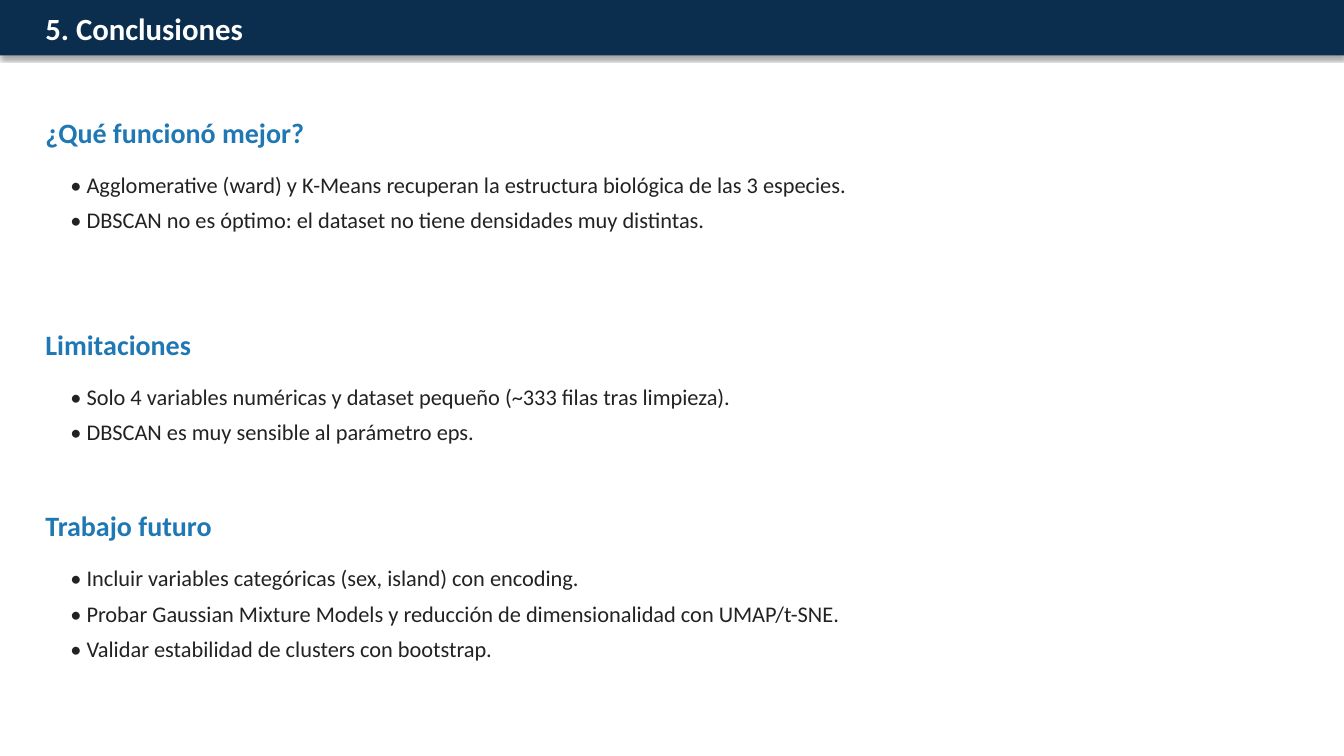
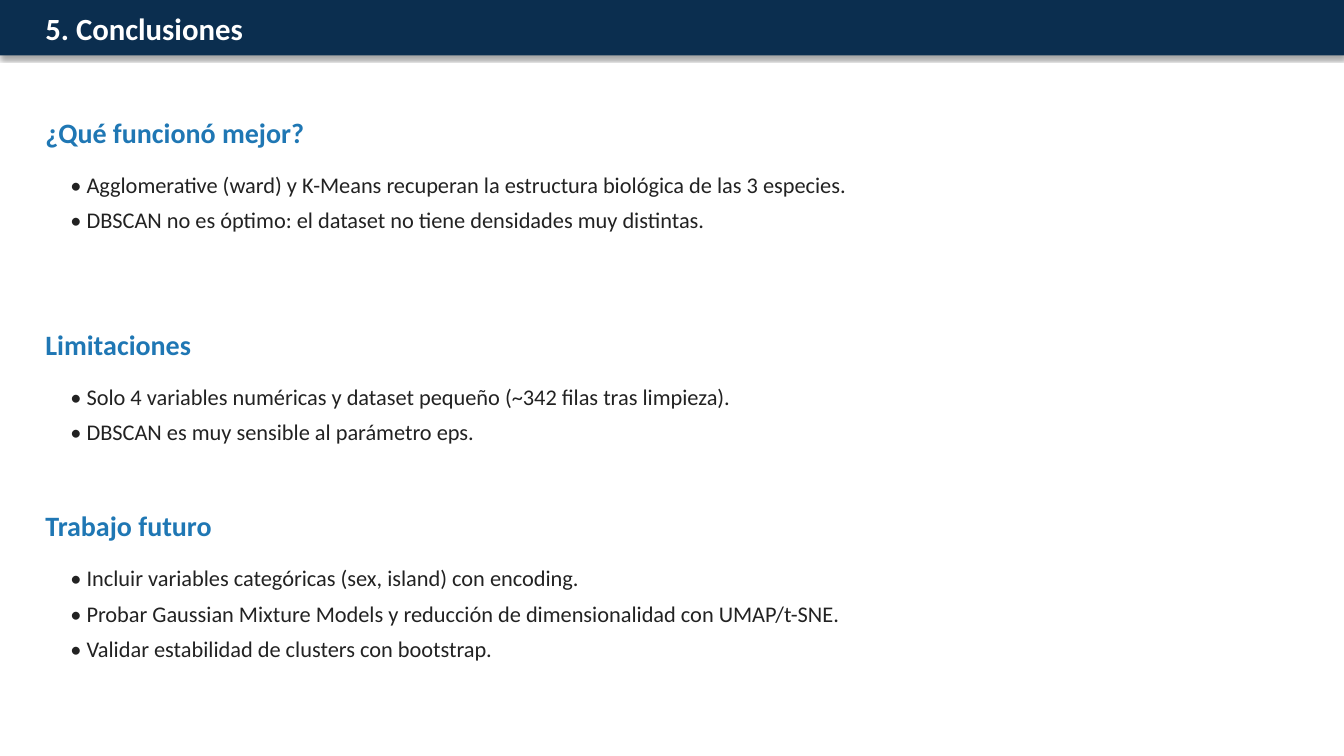
Before and after one commit to samuelhiram/clustering-palmer-penguins, a slide deck: slide 6 of presentacion.pptx. Drawn at 1344x756 pixels with LibreOffice and Linux fonts; fonts in the diff are those of the drawing. Boxes give left, top, right and bottom in pixels: in the first picture for what was removed or moved away, otherwise in the second. Text is boxed around its words. In the diff, an @@ line names an element or a change of style, - is before the commit and + after.

Commit message:
Update dataset references and metrics in reports and presentations
- Updated the number of observations from 333 to 342 in various sections of the report, including the executive summary, results, and experiments.
- Adjusted the bullet points in the presentation to reflect the new dataset size.
- Modified the markdown cell in the Jupyter notebook to ensure consistency with the updated dataset size.
- Updated figure captions and references in the LaTeX files to reflect the correct number of observations.
- Ensured that all related metrics and conclusions are consistent with the updated dataset size.

```diff
--- a/presentacion.pptx
+++ b/presentacion.pptx
@@ text at (87, 389, 730, 409): text changed @@
-• Solo 4 variables numéricas y dataset pequeño (~333 filas tras limpieza).
+• Solo 4 variables numéricas y dataset pequeño (~342 filas tras limpieza).
```
Also in this commit, not shown: 11 other files.
